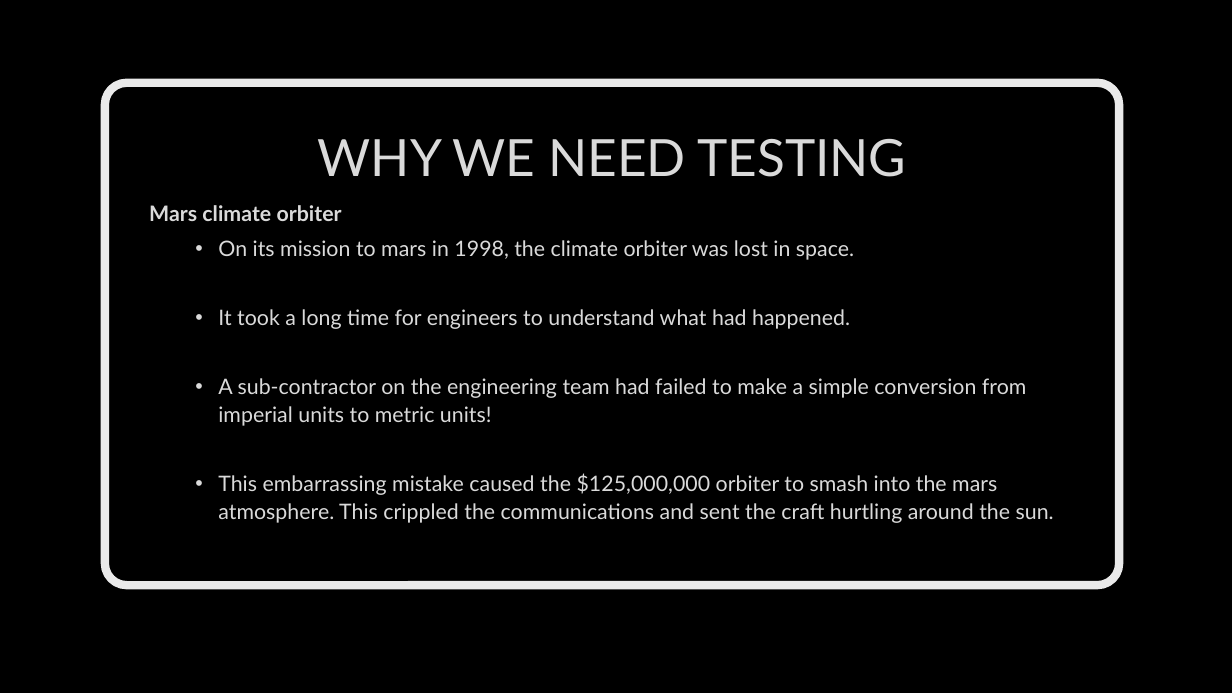
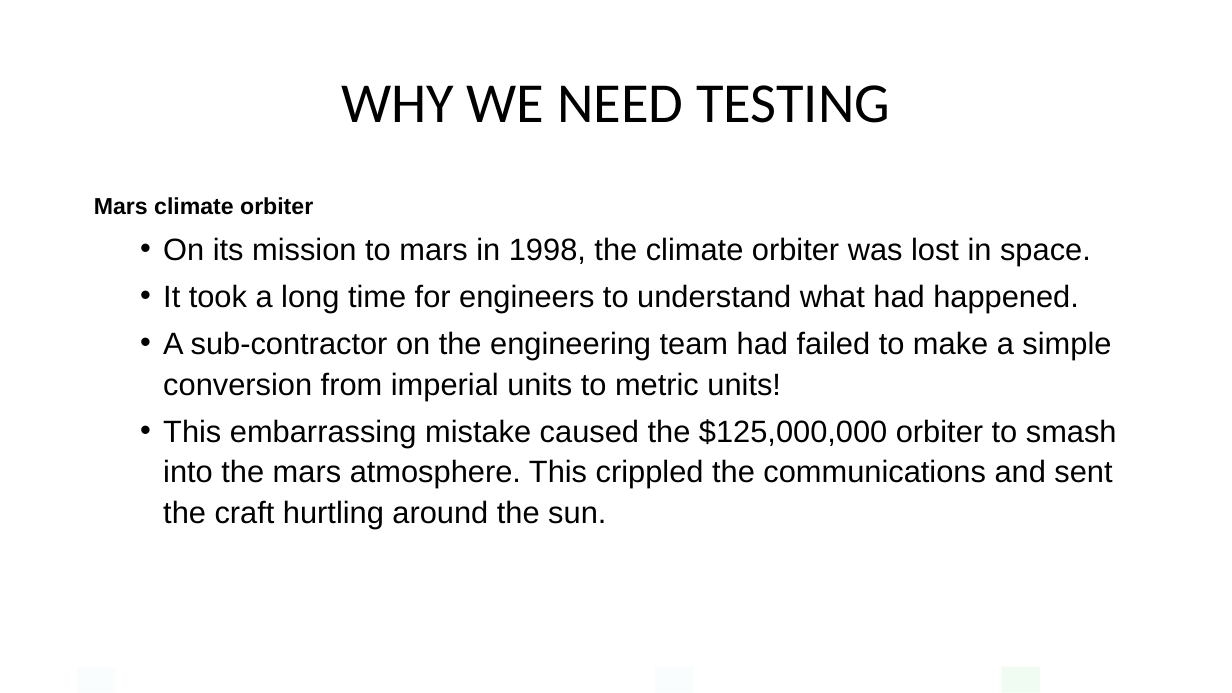
Before and after one commit to JFinnTeacher/TY-Introduction-to-Coding-with-Python, a slide deck: slide 4 of Lesson 04 - Testing Code/Teaching Assets/Lesson 04 - Testing Code.pptx. Drawn at 1232x693 pixels with LibreOffice and Linux fonts; fonts in the diff are those of the drawing; background and template pictures are left out. Boxes give left, top, right and bottom in pixels: in the first picture for what was removed or moved away, otherwise in the second. Text is boxed around its words. In the diff, an @@ line names an element or a change of style, - is before the commit and + after.

```diff
--- a/Lesson 04 - Testing Code/Teaching Assets/Lesson 04 - Testing Code.pptx
+++ b/Lesson 04 - Testing Code/Teaching Assets/Lesson 04 - Testing Code.pptx
@@ background picture (left out) to #FFFFFF @@
@@ title "WHY WE NEED TESTING": place and size @@
-title "WHY WE NEED TESTING" at [318,139,906,177]
+title "WHY WE NEED TESTING" at [341,85,890,123]
@@ title "WHY WE NEED TESTING" at [341,85,890,123]: size 40 to 44 pt, font Lato to Calibri, text colour #DADADA to #000000, letter outline #404040 0.75 pt to none @@
@@ rounded rectangle removed at [105,83,1120,586] @@
@@ text "Mars climate orbiter": place and size @@
-text "Mars climate orbiter" at [149,205,1054,523]
+text "Mars climate orbiter" at [94,197,1117,529]
@@ text "Mars climate orbiter" at [94,197,1117,529]: size 16.6 to 18 pt in "Mars climate orbiter"; font Lato to Arial, text colour #DADADA to #000000, letter outline #404040 0.75 pt to none, size 16.6 to 24 pt; bullet colour #DADADA to #000000 @@
@@ rectangle added at [77,666,116,692], fill #93DCF8 at 4% opacity @@
@@ rectangle added at [655,667,694,693], fill #93DCF8 at 4% opacity @@
@@ rectangle added at [1002,667,1041,693], fill #BEF2C7 at 22% opacity @@
```
Also in this commit, not shown: 10 other slides changed, 46 other files.
